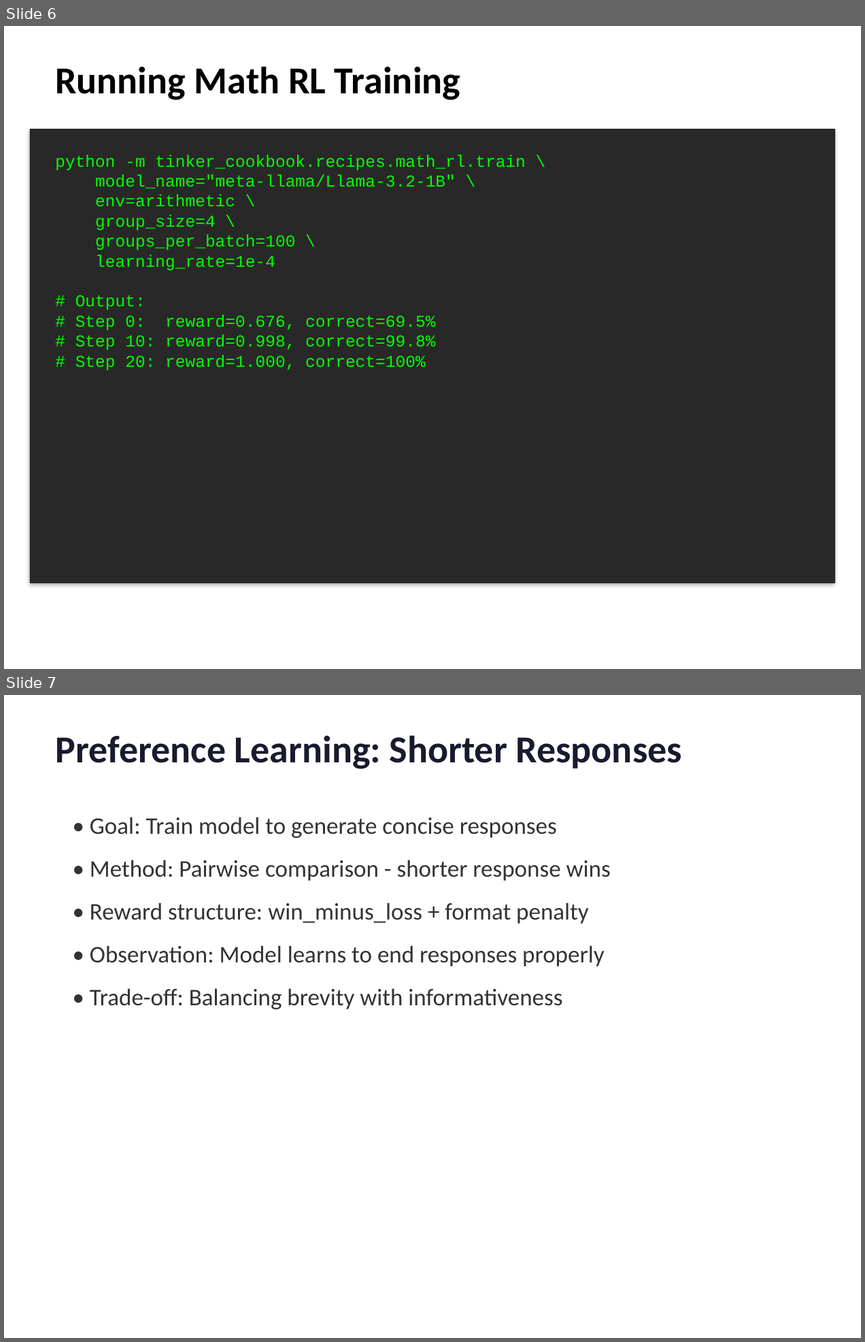
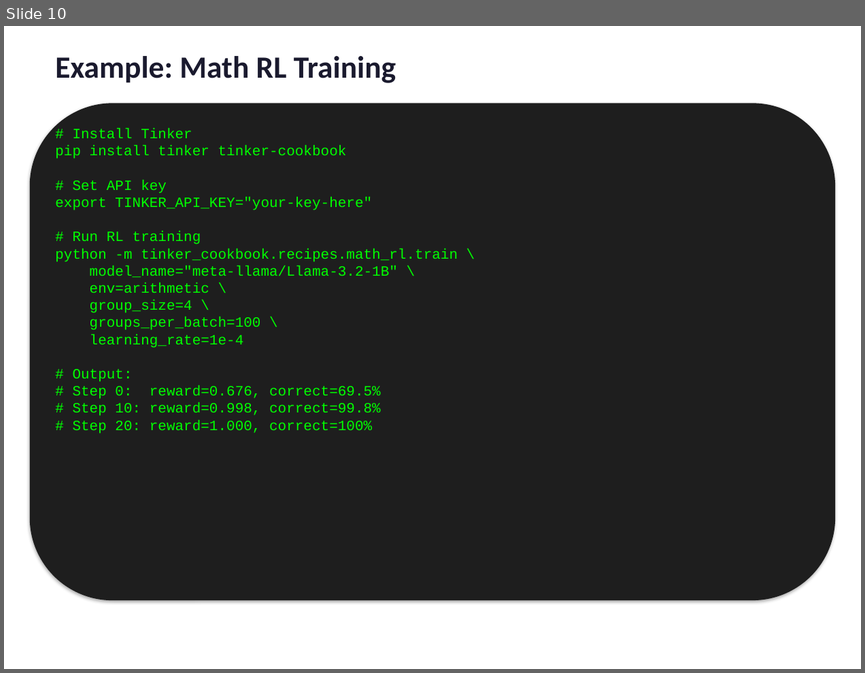
Before and after one commit to arvindcr4/tinker-experiments, a slide deck: Tinker_RL_Demo.pptx. Shown one above the other, each under a label of ours: slides 6 and 7 before the commit, slide 10 after it. The pictures are 865x1342 and 865x673 pixels, drawn with LibreOffice and Linux fonts; fonts in the diff are those of the drawing. Boxes give left, top, right and bottom in pixels: in the first picture for what was removed or moved away, otherwise in the second. Text is boxed around its words. In the diff, an @@ line names an element or a change of style, - is before the commit and + after.

Commit message:
feat: Add TikZ-style diagrams explaining Tinker architecture
- Added 5 explanatory diagrams to presentation:
  - Cloud architecture diagram (API → Tinker Cloud → GPU Training)
  - LoRA diagram showing low-rank adaptation concept
  - RL training loop (Sample → Evaluate → Update cycle)
  - Knowledge distillation (Teacher → Student flow)
  - Pairwise preference learning mechanism
- Added Math RL results chart showing learning curve
- Presentation now has 14 slides total

```diff
--- a/Tinker_RL_Demo.pptx
+++ b/Tinker_RL_Demo.pptx
@@ slide 7 removed at (x1=4, y1=695, x2=861, y2=1338), background #FFFFFF @@
@@ text removed at (x1=55, y1=735, x2=682, y2=769) @@
-Preference Learning: Shorter Responses
@@ text removed at (x1=90, y1=817, x2=611, y2=1009) @@
-• Goal: Train model to generate concise responses
-• Method: Pairwise comparison - shorter response wins
-• Reward structure: win_minus_loss + format penalty
-• Observation: Model learns to end responses properly
-• Trade-off: Balancing brevity with informativeness
@@ what was slide 6 is now slide 10 @@
@@ slide 10 changed as well @@
@@ text at (x1=55, y1=56, x2=396, y2=83): text changed; size 32 to 26 pt; text colour #000000 to #1A1A2E @@
-Running Math RL Training
+Example: Math RL Training
@@ rounded rectangle added at (x1=30, y1=103, x2=835, y2=600), fill #1E1E1E @@
@@ rectangle removed at (x1=30, y1=129, x2=835, y2=583) @@
@@ text at (x1=55, y1=128, x2=458, y2=433): text changed; size 14 to 12 pt @@
-python -m tinker_cookbook.recipes.math_rl.train \
-model_name="meta-llama/Llama-3.2-1B" \
-env=arithmetic \
-group_size=4 \
-groups_per_batch=100 \
-learning_rate=1e-4
-# Output:
-# Step 0: reward=0.676, correct=69.5%
-# Step 10: reward=0.998, correct=99.8%
-# Step 20: reward=1.000, correct=100%
+# Install Tinker
+pip install tinker tinker-cookbook
+# Set API key
+export TINKER_API_KEY="your-key-here"
+# Run RL training
+python -m tinker_cookbook.recipes.math_rl.train \
+model_name="meta-llama/Llama-3.2-1B" \
+env=arithmetic \
+group_size=4 \
+groups_per_batch=100 \
+learning_rate=1e-4
+# Output:
+# Step 0: reward=0.676, correct=69.5%
+# Step 10: reward=0.998, correct=99.8%
+# Step 20: reward=1.000, correct=100%
```
Also in this commit, not shown: 7 other slides changed, 6 slides added, 4 other slides removed, 1 other file.
